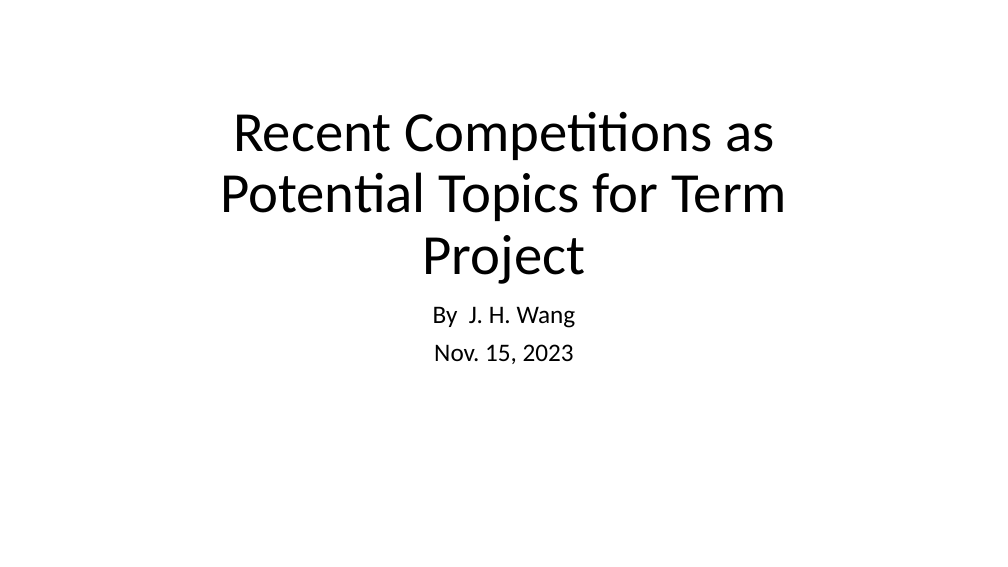
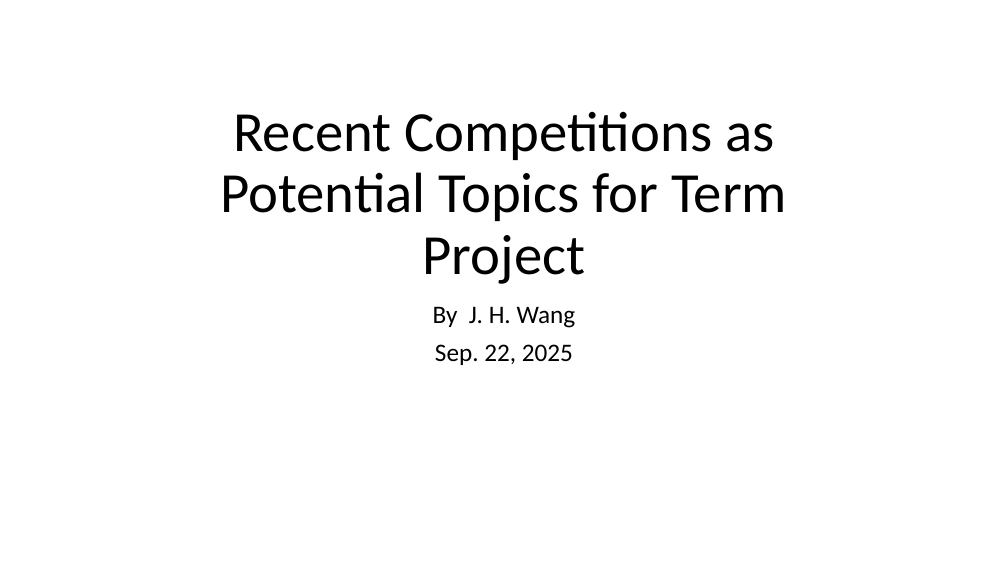
Before and after one commit to chriswjh/chriswjh.github.io, a slide deck: slide 1 of BDM/competition.pptx. Drawn at 1008x567 pixels with LibreOffice and Linux fonts; fonts in the diff are those of the drawing. Boxes give left, top, right and bottom in pixels: in the first picture for what was removed or moved away, otherwise in the second. Text is boxed around its words. In the diff, an @@ line names an element or a change of style, - is before the commit and + after.

```diff
--- a/BDM/competition.pptx
+++ b/BDM/competition.pptx
@@ subtitle at bbox=[435, 344, 573, 365]: text changed @@
-Nov. 15, 2023
+Sep. 22, 2025
```
Also in this commit, not shown: 3 other slides changed.
